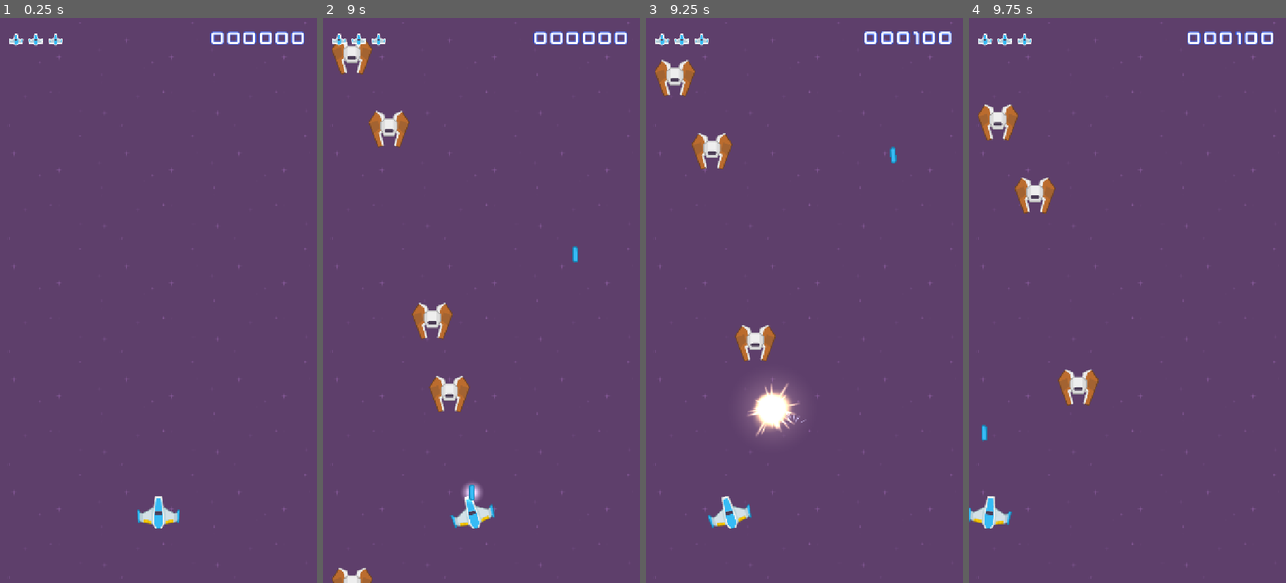
Above: before the commit, frames 1-4 (left to right).
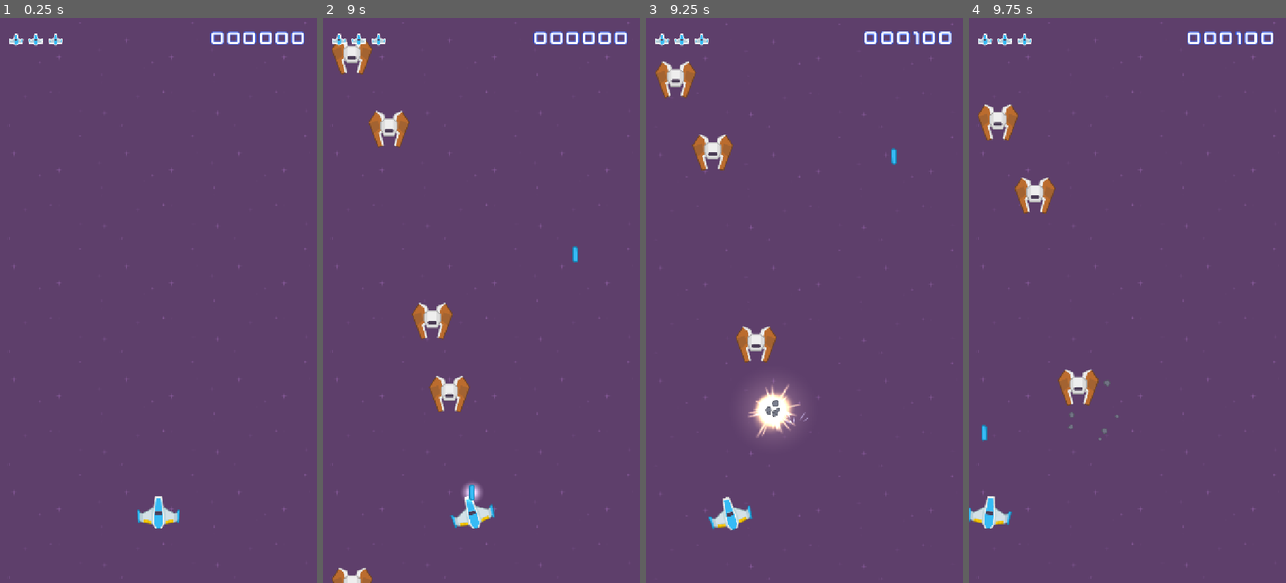
Above: after the commit, the same moments.

Repository: alexdesso74-source/TD1_Godot
Game: Godot game, scene res://Scenes/main.tscn
The game is run twice, just before and just after one commit, with the same random seed, the same clock (stepped at 60 frames per second) and the same inputs.
Inputs (mouse positions are in pixels of both pictures, inside the frame that each line leads up to):
- Up to frame 1 (0.25 s): no input
- Up to frame 2 (9 s): tap Enter at 0.5 s; move the mouse to (551, 272) at 0.52 s; press the mouse at (551, 272) at 0.53 s; hold Right (move_right) 0.53-1.28 s; move the mouse to (418, 328) at 1.27 s; release the mouse at (418, 328) at 1.28 s; hold Left (move_left) 1.28-2.03 s; click (418, 328) at 1.35 s; move the mouse to (513, 176) at 2.02 s; press the mouse at (513, 176) at 2.03 s; hold Right (move_right) 2.03-3.53 s; move the mouse to (465, 413) at 2.77 s; release the mouse at (465, 413) at 2.78 s; click (465, 413) at 2.85 s; move the mouse to (576, 385) at 3.52 s; press the mouse at (576, 385) at 3.53 s; hold Left (move_left) 3.53-5.78 s; move the mouse to (386, 215) at 4.27 s; release the mouse at (386, 215) at 4.28 s; click (386, 215) at 4.35 s; move the mouse to (497, 300) at 5.02 s; press the mouse at (497, 300) at 5.03 s; move the mouse to (433, 159) at 5.77 s; release the mouse at (433, 159) at 5.78 s; hold Right (move_right) 5.78-8.03 s; click (433, 159) at 5.85 s; move the mouse to (551, 272) at 6.52 s; press the mouse at (551, 272) at 6.53 s; move the mouse to (418, 328) at 7.27 s; release the mouse at (418, 328) at 7.28 s; click (418, 328) at 7.35 s; move the mouse to (513, 176) at 8.02 s; press the mouse at (513, 176) at 8.03 s; hold Left (move_left) from 8.03 s (still down); move the mouse to (465, 413) at 8.77 s; release the mouse at (465, 413) at 8.78 s; click (465, 413) at 8.85 s
- Up to frame 3 (9.25 s): keep holding Left (move_left)
- Up to frame 4 (9.75 s): move the mouse to (1222, 385) at 9.52 s; release Left (move_left) at 9.53 s; press the mouse at (1222, 385) at 9.53 s; hold Right (move_right) from 9.53 s (still down)

Frames 1-2 are identical in both runs. In frame 3, 1.5% of the frame differs, in the area x 2-97%, y 0-100%; in frame 4, less than 0.1%.

Commit message:
2.3

Diff:
--- a/Scenes/enemy.tscn
+++ b/Scenes/enemy.tscn
@@ -1,25 +1,26 @@
-[gd_scene load_steps=5 format=3]
+[gd_scene format=3 uid="uid://t7sxulr816a0"]
 
-[ext_resource type="Script" path="res://Scripts/enemy.gd" id="1"]
-[ext_resource type="Texture2D" path="res://KennyAssets/SpaceShooterRedux/Enemies/enemyRed1.png" id="2"]
+[ext_resource type="Script" uid="uid://ch4fslvgy3upq" path="res://Scripts/enemy.gd" id="1"]
+[ext_resource type="Texture2D" uid="uid://ca513f5s5u4ji" path="res://KennyAssets/SpaceShooterRedux/Enemies/enemyRed1.png" id="2"]
 [ext_resource type="PackedScene" path="res://Effects/explosion.tscn" id="3"]
+[ext_resource type="PackedScene" path="res://Effects/debris.tscn" id="3_287tu"]
 
 [sub_resource type="RectangleShape2D" id="hitbox"]
 size = Vector2(84, 70)
 
-[node name="Enemy" type="Area2D"]
+[node name="Enemy" type="Area2D" unique_id=1116101597]
 collision_layer = 2
-collision_mask = 1
 script = ExtResource("1")
 explosion_scene = ExtResource("3")
+debris_scene = ExtResource("3_287tu")
 
-[node name="Sprite2D" type="Sprite2D" parent="."]
+[node name="Sprite2D" type="Sprite2D" parent="." unique_id=1627922628]
 texture = ExtResource("2")
 
-[node name="CollisionShape2D" type="CollisionShape2D" parent="."]
+[node name="CollisionShape2D" type="CollisionShape2D" parent="." unique_id=358768117]
 shape = SubResource("hitbox")
 
-[node name="FlashTimer" type="Timer" parent="."]
+[node name="FlashTimer" type="Timer" parent="." unique_id=735132046]
 wait_time = 0.06
 one_shot = true
 
--- a/Scenes/hud.tscn
+++ b/Scenes/hud.tscn
@@ -1,14 +1,14 @@
-[gd_scene load_steps=4 format=3]
+[gd_scene format=3 uid="uid://ut4iauresik2"]
 
-[ext_resource type="Script" path="res://Scripts/hud.gd" id="1"]
-[ext_resource type="FontFile" path="res://KennyAssets/SpaceShooterRedux/Bonus/kenvector_future.ttf" id="2"]
-[ext_resource type="Texture2D" path="res://KennyAssets/SpaceShooterRedux/UI/playerLife1_blue.png" id="3"]
+[ext_resource type="Script" uid="uid://bcpuogatijss" path="res://Scripts/hud.gd" id="1"]
+[ext_resource type="FontFile" uid="uid://kebcj1dqllk2" path="res://KennyAssets/SpaceShooterRedux/Bonus/kenvector_future.ttf" id="2"]
+[ext_resource type="Texture2D" uid="uid://dkw1qi8pwrgg3" path="res://KennyAssets/SpaceShooterRedux/UI/playerLife1_blue.png" id="3"]
 
-[node name="HUD" type="CanvasLayer"]
+[node name="HUD" type="CanvasLayer" unique_id=1768577000]
 process_mode = 3
 script = ExtResource("1")
 
-[node name="DamageFlash" type="ColorRect" parent="."]
+[node name="DamageFlash" type="ColorRect" parent="." unique_id=759530891]
 anchors_preset = 15
 anchor_right = 1.0
 anchor_bottom = 1.0
@@ -17,7 +17,7 @@
 mouse_filter = 2
 color = Color(1, 0, 0, 0)
 
-[node name="ScoreLabel" type="Label" parent="."]
+[node name="ScoreLabel" type="Label" parent="." unique_id=2040656052]
 anchors_preset = 1
 anchor_left = 1.0
 anchor_right = 1.0
@@ -34,29 +34,29 @@
 text = "000000"
 horizontal_alignment = 2
 
-[node name="Lives" type="HBoxContainer" parent="."]
+[node name="Lives" type="HBoxContainer" parent="." unique_id=907318328]
 offset_left = 20.0
 offset_top = 30.0
 offset_right = 200.0
 offset_bottom = 70.0
 theme_override_constants/separation = 12
 
-[node name="Life1" type="TextureRect" parent="Lives"]
+[node name="Life1" type="TextureRect" parent="Lives" unique_id=1935948732]
 layout_mode = 2
 texture = ExtResource("3")
 stretch_mode = 5
 
-[node name="Life2" type="TextureRect" parent="Lives"]
+[node name="Life2" type="TextureRect" parent="Lives" unique_id=1260278660]
 layout_mode = 2
 texture = ExtResource("3")
 stretch_mode = 5
 
-[node name="Life3" type="TextureRect" parent="Lives"]
+[node name="Life3" type="TextureRect" parent="Lives" unique_id=1500992471]
 layout_mode = 2
 texture = ExtResource("3")
 stretch_mode = 5
 
-[node name="GameOverPanel" type="Control" parent="."]
+[node name="GameOverPanel" type="Control" parent="." unique_id=2115413017]
 visible = false
 layout_mode = 3
 anchors_preset = 15
@@ -64,8 +64,9 @@
 anchor_bottom = 1.0
 grow_horizontal = 2
 grow_vertical = 2
+pivot_offset = Vector2(0.5, 0.5)
 
-[node name="Dim" type="ColorRect" parent="GameOverPanel"]
+[node name="Dim" type="ColorRect" parent="GameOverPanel" unique_id=401108268]
 layout_mode = 1
 anchors_preset = 15
 anchor_right = 1.0
@@ -74,7 +75,7 @@
 grow_vertical = 2
 color = Color(0, 0, 0, 0.55)
 
-[node name="VBox" type="VBoxContainer" parent="GameOverPanel"]
+[node name="VBox" type="VBoxContainer" parent="GameOverPanel" unique_id=1438348965]
 layout_mode = 1
 anchors_preset = 8
 anchor_left = 0.5
@@ -90,7 +91,7 @@
 theme_override_constants/separation = 30
 alignment = 1
 
-[node name="Title" type="Label" parent="GameOverPanel/VBox"]
+[node name="Title" type="Label" parent="GameOverPanel/VBox" unique_id=1920171538]
 layout_mode = 2
 theme_override_colors/font_outline_color = Color(0.9, 0.2, 0.2, 1)
 theme_override_constants/outline_size = 8
@@ -99,13 +100,13 @@
 text = "GAME OVER"
 horizontal_alignment = 1
 
-[node name="RestartButton" type="Button" parent="GameOverPanel/VBox"]
+[node name="RestartButton" type="Button" parent="GameOverPanel/VBox" unique_id=366868590]
 layout_mode = 2
 theme_override_fonts/font = ExtResource("2")
 theme_override_font_sizes/font_size = 44
 text = "Rejouer"
 
-[node name="QuitButton" type="Button" parent="GameOverPanel/VBox"]
+[node name="QuitButton" type="Button" parent="GameOverPanel/VBox" unique_id=1052561634]
 layout_mode = 2
 theme_override_fonts/font = ExtResource("2")
 theme_override_font_sizes/font_size = 44
--- a/Scenes/main.tscn
+++ b/Scenes/main.tscn
@@ -1,24 +1,34 @@
-[gd_scene load_steps=5 format=3]
+[gd_scene format=3 uid="uid://dn2pqld2hpvso"]
 
-[ext_resource type="Texture2D" path="res://KennyAssets/SpaceShooterRedux/Backgrounds/purple.png" id="1"]
+[ext_resource type="Texture2D" uid="uid://dtnl7mrf7dbqe" path="res://KennyAssets/SpaceShooterRedux/Backgrounds/purple.png" id="1"]
+[ext_resource type="Script" uid="uid://sufc00xs8k0l" path="res://camera_shake.gd" id="2_kry3j"]
 [ext_resource type="PackedScene" path="res://Scenes/enemy_spawner.tscn" id="3"]
-[ext_resource type="PackedScene" path="res://Scenes/player.tscn" id="4"]
+[ext_resource type="PackedScene" uid="uid://dsc3qbidoshdp" path="res://Scenes/player.tscn" id="4"]
 [ext_resource type="PackedScene" path="res://Scenes/hud.tscn" id="5"]
 
-[node name="Main" type="Node2D"]
+[node name="Main" type="Node2D" unique_id=1310666048]
 
-[node name="Background" type="Sprite2D" parent="."]
+[node name="Background" type="Sprite2D" parent="." unique_id=848243764]
 texture_repeat = 2
 texture = ExtResource("1")
 region_enabled = true
 region_rect = Rect2(0, 0, 1024, 2304)
 
-[node name="Camera2D" type="Camera2D" parent="."]
+[node name="Camera2D" type="Camera2D" parent="." unique_id=1877928812]
+process_mode = 3
+script = ExtResource("2_kry3j")
+decay = null
+max_offset = null
 
-[node name="EnemySpawner" parent="." instance=ExtResource("3")]
+[node name="EnemySpawner" parent="." unique_id=1038701519 instance=ExtResource("3")]
 position = Vector2(0, -850)
 
-[node name="Player" parent="." instance=ExtResource("4")]
+[node name="Player" parent="." unique_id=485377373 instance=ExtResource("4")]
 position = Vector2(0, 480)
+speed = null
+acceleration = null
+max_tilt_degrees = null
+x_limit = null
+max_life = null
 
-[node name="HUD" parent="." instance=ExtResource("5")]
+[node name="HUD" parent="." unique_id=1092855801 instance=ExtResource("5")]
--- a/Scenes/player.tscn
+++ b/Scenes/player.tscn
@@ -1,25 +1,37 @@
-[gd_scene load_steps=7 format=3 uid="uid://dsc3qbidoshdp"]
+[gd_scene format=3 uid="uid://dsc3qbidoshdp"]
 
-[ext_resource type="Script" uid="uid://pdapwyic7a2l" path="res://Scripts/player.gd" id="1"]
+[ext_resource type="Script" uid="uid://d141fqq5rshwy" path="res://Scripts/player.gd" id="1"]
 [ext_resource type="Texture2D" uid="uid://cofylary07q2b" path="res://KennyAssets/SpaceShooterRedux/playerShip1_blue.png" id="2"]
+[ext_resource type="PackedScene" path="res://Effects/explosion.tscn" id="2_3smsa"]
 [ext_resource type="PackedScene" uid="uid://bu8yfc6a6q73i" path="res://Scenes/weapon.tscn" id="3"]
 [ext_resource type="PackedScene" path="res://Scenes/bullet.tscn" id="4"]
 [ext_resource type="PackedScene" path="res://Effects/muzzle_flash.tscn" id="5"]
+[ext_resource type="AudioStream" path="res://Effects/Sounds/sfx_player_hurt.tres" id="6_x3wgy"]
 
 [sub_resource type="RectangleShape2D" id="hitbox"]
 size = Vector2(56, 44)
 
-[node name="Player" type="Area2D"]
+[node name="Player" type="Area2D" unique_id=1751008685 node_paths=PackedStringArray("invicibility_timer")]
 collision_mask = 0
 script = ExtResource("1")
+explosion_scene = ExtResource("2_3smsa")
+invicibility_timer = NodePath("InvicibilityTimer")
 
-[node name="Sprite2D" type="Sprite2D" parent="."]
+[node name="Sprite2D" type="Sprite2D" parent="." unique_id=1841325741]
 texture = ExtResource("2")
 
-[node name="CollisionShape2D" type="CollisionShape2D" parent="."]
+[node name="CollisionShape2D" type="CollisionShape2D" parent="." unique_id=1431435963]
 shape = SubResource("hitbox")
 
-[node name="Weapon" parent="." instance=ExtResource("3")]
+[node name="Weapon" parent="." unique_id=839784483 instance=ExtResource("3")]
 position = Vector2(0, -45)
 bullet_scene = ExtResource("4")
 muzzle_flash_scene = ExtResource("5")
+
+[node name="Sound" type="AudioStreamPlayer2D" parent="." unique_id=1072739074]
+stream = ExtResource("6_x3wgy")
+
+[node name="InvicibilityTimer" type="Timer" parent="." unique_id=809093389]
+wait_time = 4.0
+
+[connection signal="timeout" from="InvicibilityTimer" to="." method="_on_invicibility_timer_timeout"]
--- a/Scripts/enemy.gd
+++ b/Scripts/enemy.gd
@@ -8,6 +8,8 @@
 @export var knockback: float = 300.0
 @export var knockback_recovery: float = 900.0
 @export var explosion_scene: PackedScene
+@export var debris_scene: PackedScene
+@export var trauma_value : float = 0.4
 
 var life: int
 var velocity: Vector2
@@ -50,6 +52,12 @@
 	var explosion: Node2D = explosion_scene.instantiate()
 	explosion.global_position = global_position
 	get_tree().current_scene.add_child(explosion)
+	var debris: Node2D = debris_scene.instantiate()
+	debris.global_position = global_position
+	get_tree().current_scene.add_child(debris)
+	var camera : CameraShake = get_viewport().get_camera_2d()
+	camera.add_trauma(trauma_value)
+	GameManager.hitstop(0.04)
 	queue_free()
 
 # Contact direct avec le joueur
--- a/Scripts/game_manager.gd
+++ b/Scripts/game_manager.gd
@@ -7,6 +7,8 @@
 signal game_over
 
 var score: int = 0
+var hit_stop_timer:SceneTreeTimer = null
+var is_game_over : bool = false
 
 # --- 1.5
 func add_score(points: int) -> void:
@@ -14,10 +16,32 @@
 	score_changed.emit(score)
 
 func trigger_game_over() -> void:
-	get_tree().paused = true
-	game_over.emit()
+	Engine.time_scale = 0.3
+	is_game_over = true
+	get_tree().create_timer(1,true,false,true).timeout.connect(on_gameover_timer_end)
+
 
 func restart() -> void:
 	score = 0
 	get_tree().paused = false
 	get_tree().reload_current_scene()
+
+func hitstop(duree: float) -> void:
+	if !is_game_over:
+		return
+	Engine.time_scale = 0.05
+	if hit_stop_timer:
+		hit_stop_timer.cancel_free()
+	hit_stop_timer = get_tree().create_timer(duree, true, false, true)
+	hit_stop_timer.timeout.connect(on_hitstop_end)
+
+func on_hitstop_end() -> void:
+	if !is_game_over:
+		return
+	Engine.time_scale = 1.0
+	hit_stop_timer = null
+
+func on_gameover_timer_end() -> void:
+	Engine.time_scale = 1.0
+	get_tree().paused = true
+	game_over.emit()
--- a/Scripts/hud.gd
+++ b/Scripts/hud.gd
@@ -27,7 +27,19 @@
 	create_tween().tween_property(damage_flash, "color:a", 0.0, 0.3)
 
 func _on_game_over() -> void:
+
 	game_over_panel.visible = true
+	game_over_panel.scale = Vector2.ZERO
+	game_over_panel.modulate.a = 0.0
+	var game_over_tween:Tween = get_tree().create_tween()
+	game_over_tween.set_parallel(true)
+	game_over_tween.tween_property(game_over_panel,"scale",Vector2.ONE,0.6)
+	game_over_tween.tween_property(game_over_panel,"modulate:a",1.0,0.6)
+	game_over_tween.set_trans(Tween.TRANS_BACK)
+	game_over_tween.set_ignore_time_scale(true)
+	game_over_tween.set_pause_mode(Tween.TWEEN_PAUSE_STOP)
+	game_over_tween.play()
+
 
 func _on_restart_button_pressed() -> void:
 	GameManager.restart()
--- a/Scripts/player.gd
+++ b/Scripts/player.gd
@@ -7,11 +7,15 @@
 @export var max_tilt_degrees: float = 15.0
 @export var x_limit: float = 320.0
 @export var max_life: int = 3
+@export var explosion_scene: PackedScene
+@export var invicibility_timer: Timer
+var is_invincible: bool = false
 
 var velocity: Vector2 = Vector2.ZERO
 var life: int
-
+@onready var sound: AudioStreamPlayer2D = $Sound
 @onready var sprite: Sprite2D = $Sprite2D
+@onready var invincibility_tile:Timer = $InvicibilityTimer
 
 func _ready() -> void:
 	life = max_life
@@ -37,10 +41,36 @@
 
 # --- 1.4 : dégâts (appelé par les ennemis)
 func take_damage(amount: int) -> void:
+	if is_invincible:
+		return
+	is_invincible = true
+	invicibility_timer.start()
+	var blink_tween:Tween = get_tree().create_tween()
+	blink_tween.tween_property(sprite,"modulate:a",0.4,0.25)
+	blink_tween.tween_property(sprite,"modulate:a",1.0,0.25)
+	blink_tween.set_loops(5)
+	blink_tween.play()
+
+	var strech_tween:Tween = get_tree().create_tween()
+	sprite.scale = Vector2(1,1)
+	strech_tween.tween_property(sprite,"scale",Vector2(1.3,0.7),0.25)
+	strech_tween.set_trans(Tween.TRANS_ELASTIC).set_ease(Tween.EASE_OUT)
+	strech_tween.play()
+
 	if life <= 0:
 		return
-
+	GameManager.hitstop(0.1)
+	sound.play()
 	life -= amount
 	GameManager.player_life_changed.emit(life)  # 1.5
 	if life <= 0:
+		var explosion : Node2D = explosion_scene.instantiate()
+		explosion.global_position = global_position
+		explosion.scale = Vector2.ONE * 2.0
+		get_tree().current_scene.add_child(explosion)
+
 		GameManager.trigger_game_over()          # 1.5
+
+
+func _on_invicibility_timer_timeout() -> void:
+	is_invincible = false
--- /dev/null
+++ b/camera_shake.gd
@@ -0,0 +1,30 @@
+class_name CameraShake
+extends Camera2D
+
+
+@export var decay : float = 1
+@export var max_offset : float = 30
+
+var trauma : float = 0
+
+# Called when the node enters the scene tree for the first time.
+func _ready() -> void:
+	GameManager.player_life_changed.connect(on_player_life_changer)
+
+# Called every frame. 'delta' is the elapsed time since the previous frame.
+func _process(delta: float) -> void:
+	var shake_value:float = trauma * trauma
+	var rand_offset_dir:Vector2 = Vector2(
+		randf_range(-1,1),randf_range(-1,1)
+		)
+	offset = rand_offset_dir* shake_value * max_offset
+	trauma = max(trauma - (decay * delta), 0.0)
+
+func add_trauma(value:float) -> void:
+	trauma += value
+	trauma = clamp(trauma,0.0,1.0)
+
+func on_player_life_changer(new_life:int) -> void:
+	add_trauma(0.6)
+	if(new_life == 0 ):
+		add_trauma(1)
Not shown, added: Rendu/Avant.txt
Not shown, changed: Scripts/player.gd.uid
Not shown, added: camera_shake.gd.uid
Not shown, added: export_presets.cfg
